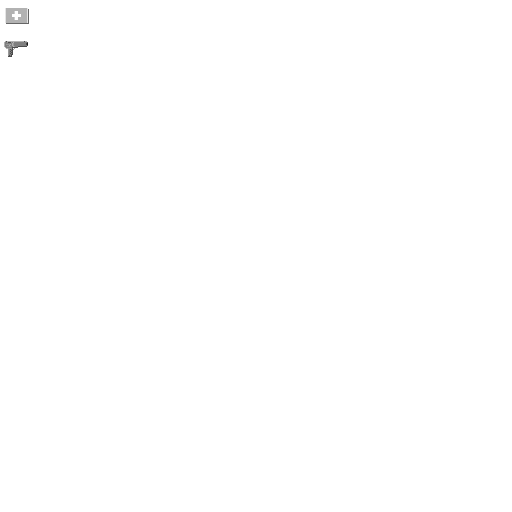
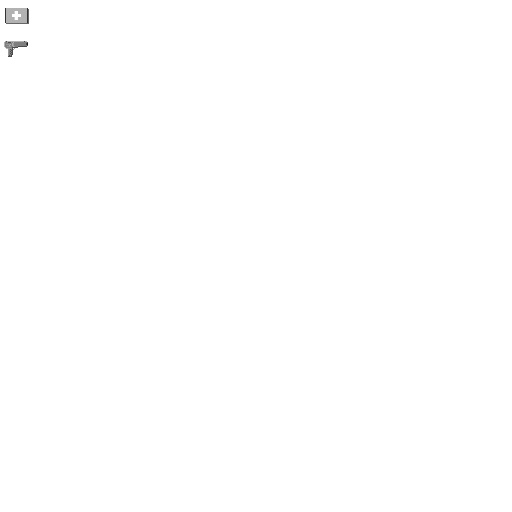
Comparing the layer stacks of the two 512×512 images. Changes:
added layer "Layer #3" above "Layer #2" over [5, 8, 28, 23]
